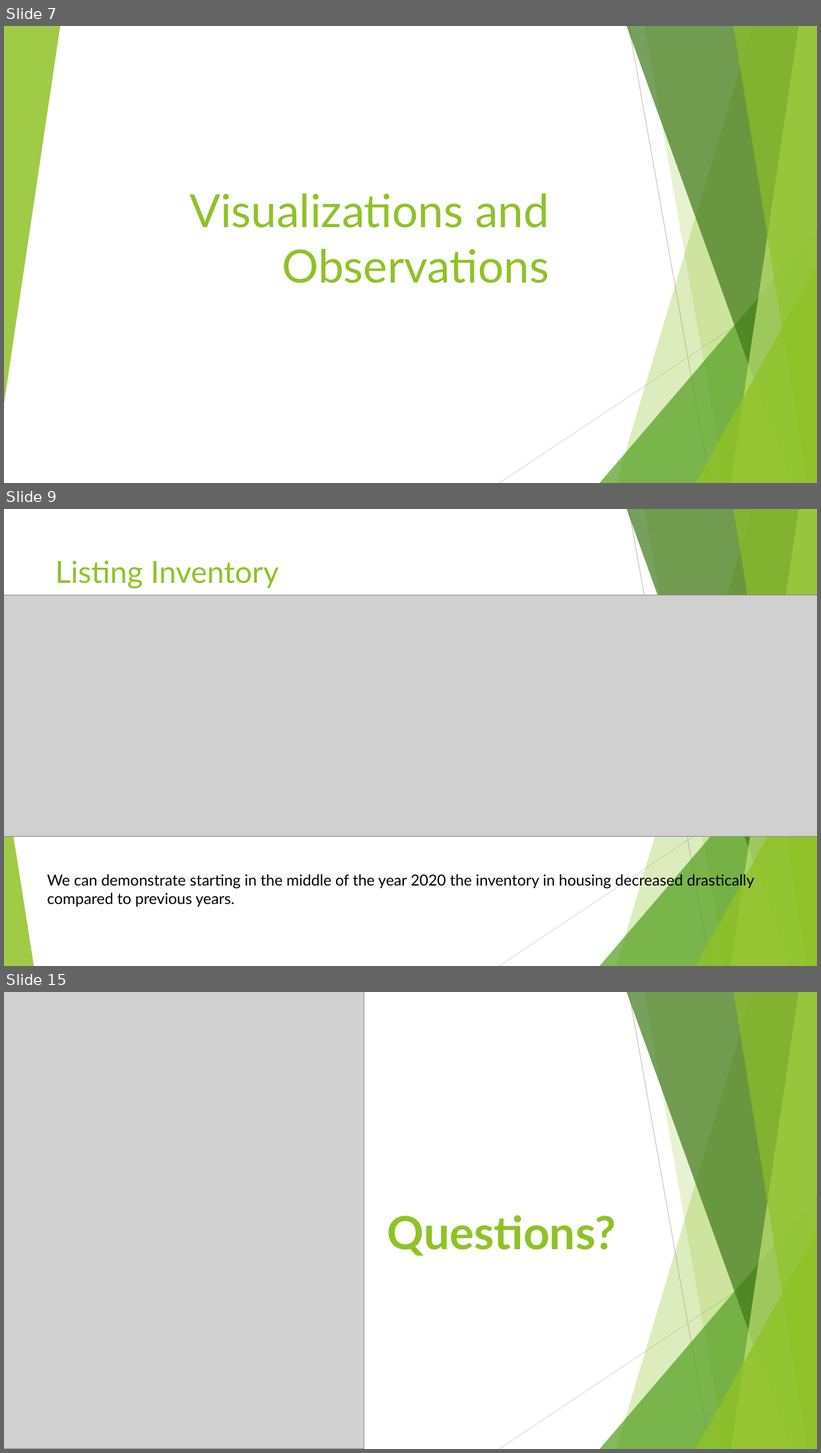
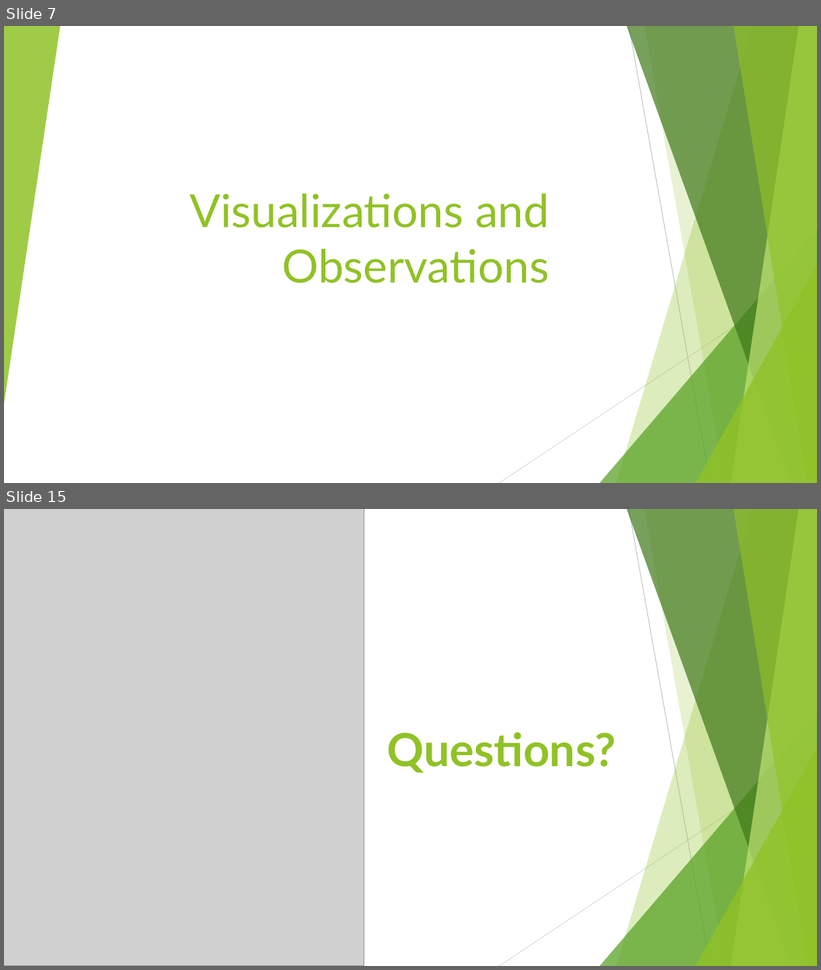
Before and after one commit to Fescamil1/Project_1_Housing_Market_Analysis, a slide deck: Texas Housing Market Analysis PowerPoint.pptx. Shown one above the other, each under a label of ours: slides 7, 9 and 15 before the commit, slides 7 and 15 after it; the slides between them are not shown. The pictures are 821x1453 and 821x970 pixels, drawn with LibreOffice and Linux fonts; fonts in the diff are those of the drawing; grey boxes stand for pictures. Boxes give left, top, right and bottom in pixels: in the first picture for what was removed or moved away, otherwise in the second. Text is boxed around its words. In the diff, an @@ line names an element or a change of style, - is before the commit and + after.

Commit message:
Changes to PPW. Added LumberCSV for comparison vs housing inventory

```diff
--- a/Texas Housing Market Analysis PowerPoint.pptx
+++ b/Texas Housing Market Analysis PowerPoint.pptx
@@ slide 9 removed at (4,509,817,966), background #FFFFFF; not listed: 10 template elements that a slide beside it also shows @@
@@ title removed at (55,560,279,589) @@
-Listing Inventory
@@ picture removed at (4,595,817,836) @@
@@ text removed at (47,873,754,907) @@
-We can demonstrate starting in the middle of the year 2020 the inventory in housing decreased drastically compared to previous years.
```
Also in this commit, not shown: 11 slides changed, 2 slides added, 1 other slide removed, 1 other file.
